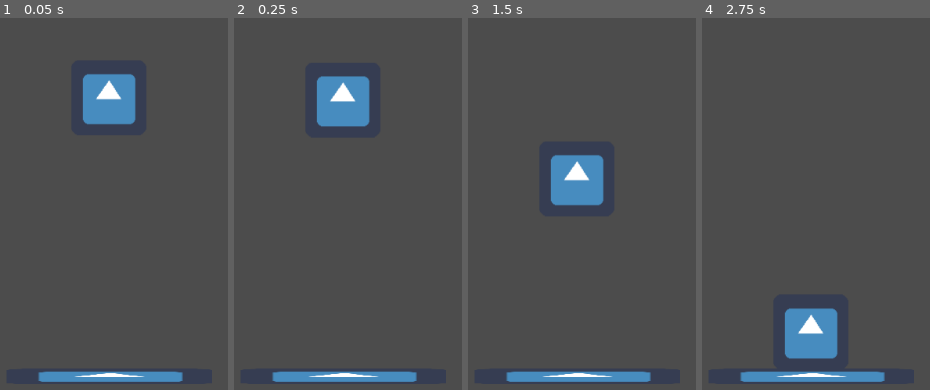
Above: before the commit, frames 1-4 (left to right).
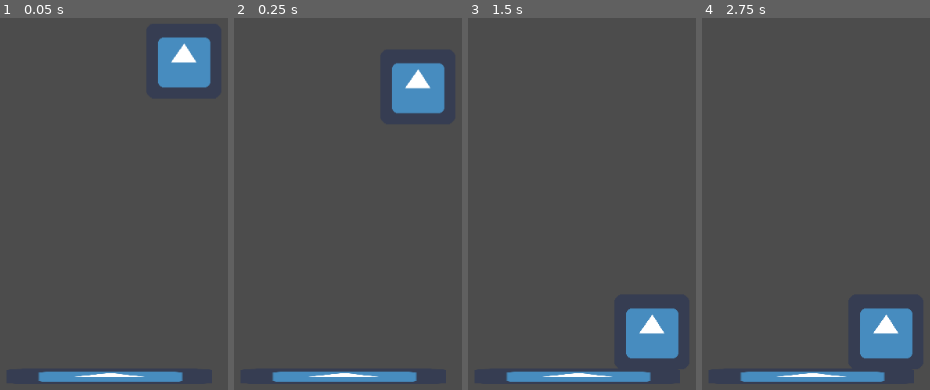
Above: after the commit, the same moments.

Repository: bernardodesousa/alert-little-sister
Game: Godot game, scene res://level1.tscn
The game is run twice, just before and just after one commit, with the same random seed, the same clock (stepped at 60 frames per second) and the same inputs. The project has no main scene, so this scene is started directly. The engine's default icon, where the game draws it, is replaced by a stand-in: a white triangle on a blue panel in a dark square.
Inputs:
- Up to frame 1 (0.05 s): no input
- Up to frame 2 (0.25 s): no input
- Up to frame 3 (1.5 s): no input
- Up to frame 4 (2.75 s): no input

The runs differ from the first frame. In frame 1, 6.3% of the frame differs, in the area x 36-93%, y 5-29%; in frame 2, 6.3%; in frame 3, 6.3%; in frame 4, 6.3%.

Commit message:
Increase gravity

Diff:
--- a/level1.tscn
+++ b/level1.tscn
@@ -25,7 +25,8 @@
 texture = ExtResource( 1 )
 
 [node name="test_block" type="RigidBody2D" parent="."]
-position = Vector2( 219.803, 127.662 )
+position = Vector2( 315.911, 79.6078 )
+gravity_scale = 12.0
 __meta__ = {
 "_edit_group_": true
 }
